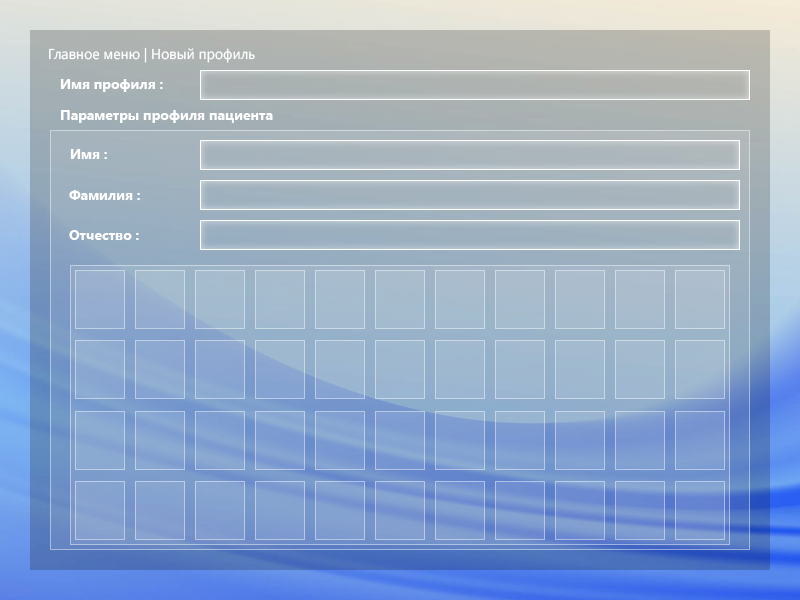
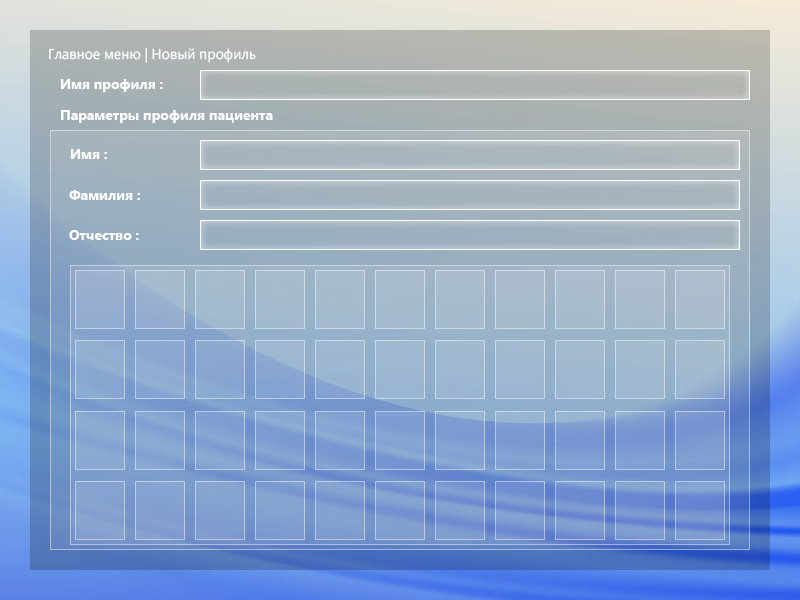
Layered file, before and after one edit (800×600). Changes by layer:
painted on "Главное меню | Новый профиль" over (53, 47, 256, 63)
